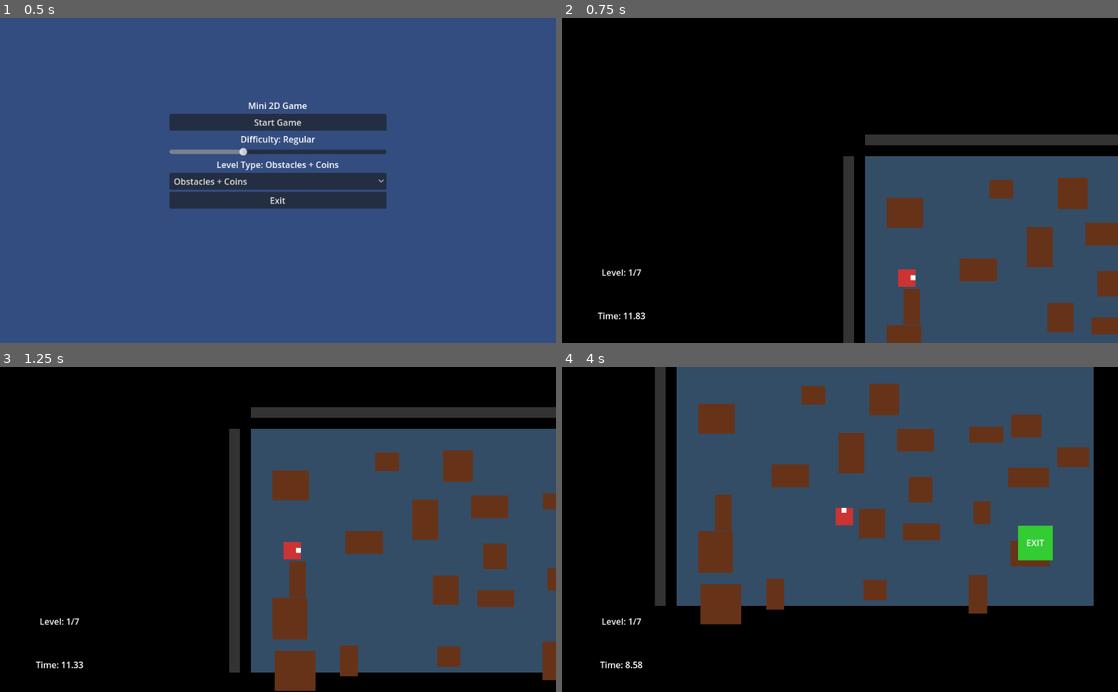
Above: before the commit, frames 1-4 (two rows, left to right).
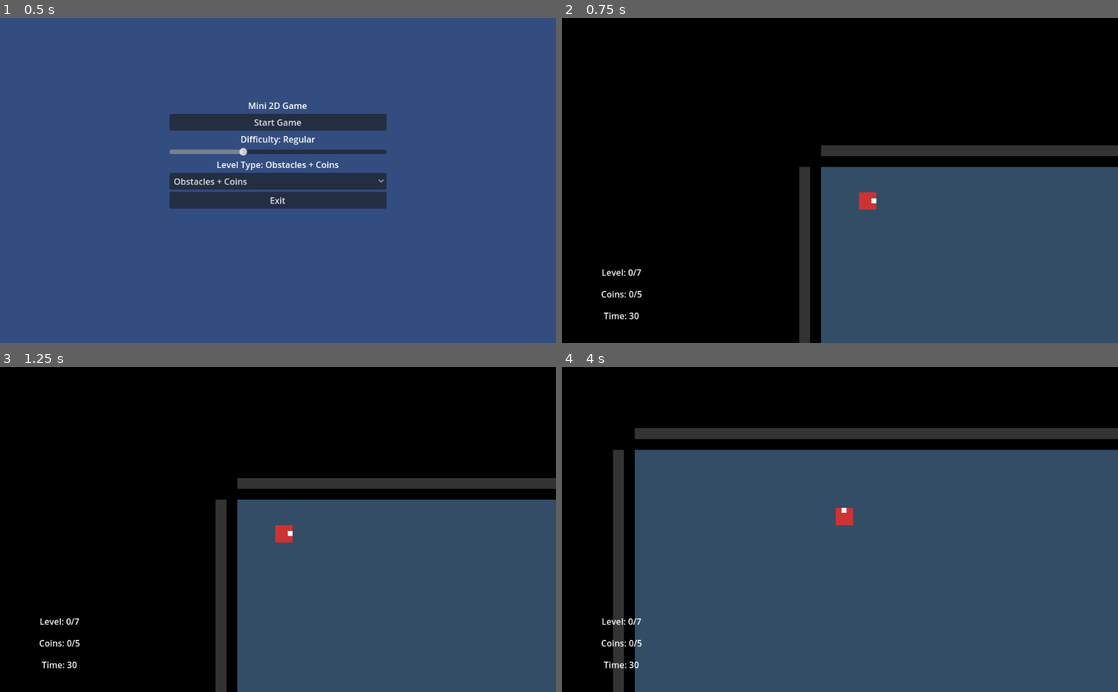
Above: after the commit, the same moments.

Repository: alexevenly/godot-2d-mini-game
Game: Godot game, scene res://scenes/MainMenu.tscn
Same seed, same stepped clock (60 frames per second), same inputs: the game is played once before the commit and once after it.
Inputs:
- Up to frame 1 (0.5 s): no input
- Up to frame 2 (0.75 s): click "Start Game" at 0.5 s
- Up to frame 3 (1.25 s): no input
- Up to frame 4 (4 s): hold D (move_right) 1.28-2.03 s; hold S (move_down) 2.03-2.78 s; hold D (move_right) 2.78-3.53 s; hold W (move_up) from 3.53 s (still down)

Frame 1 is identical in both runs. In frame 2, 15% of the frame differs, in the area x 6-100%, y 35-100%; in frame 3, 27%; in frame 4, 57%, in the area x 6-100%, y 0-100%.
Error after the commit: Parse Error: Cannot infer the type of "base_color" variable because the value doesn't have a set type. (res://scripts/Main.gd:634)

Commit message:
Use tabs for key system scripts

Diff:
--- a/scripts/Door.gd
+++ b/scripts/Door.gd
@@ -3,6 +3,16 @@
 @export var door_id: int = 0
 @export var required_keys: int = 1
 @export var initially_open: bool = false
+@export var door_color := Color(0.35, 0.35, 0.75, 1.0):
+	set(value):
+		_door_color = value
+		_open_color = _compute_open_color(_door_color)
+		_apply_visual_state()
+	get:
+		return _door_color
+
+var _door_color: Color = Color(0.35, 0.35, 0.75, 1.0)
+var _open_color: Color = _compute_open_color(_door_color)
 
 var _collected_keys: int = 0
 var _is_open: bool = false
@@ -28,15 +38,34 @@
 
 func _open_door() -> void:
 	_is_open = true
-	if collision:
-		collision.disabled = true
-	if body:
-		body.color = Color(0.3, 0.75, 0.4, 0.9)
+	_set_collision_disabled(true)
+	_apply_body_color(_open_color)
 	z_index = -5
 
 func _apply_closed_state() -> void:
 	_is_open = false
-	if collision:
-		collision.disabled = false
+	_set_collision_disabled(false)
+	_apply_body_color(_door_color)
+
+func _apply_visual_state() -> void:
+	if body == null:
+		return
+	if _is_open:
+		_apply_body_color(_open_color)
+	else:
+		_apply_body_color(_door_color)
+
+func _set_collision_disabled(disabled: bool) -> void:
+	if collision == null:
+		return
+	collision.disabled = disabled
+	collision.set_deferred("disabled", disabled)
+
+func _compute_open_color(color: Color) -> Color:
+	var result := color.lightened(0.35)
+	result.a = color.a
+	return result
+
+func _apply_body_color(color: Color) -> void:
 	if body:
-		body.color = Color(0.35, 0.35, 0.75, 1.0)
+		body.color = color
--- a/scripts/Key.gd
+++ b/scripts/Key.gd
@@ -5,11 +5,16 @@
 @export var door_path: NodePath
 @export var door_id: int = 0
 @export var required_key_count: int = 1
+@export var key_color: Color = Color(0.9, 0.9, 0.2, 1.0)
 
 var door_reference: Node = null
 
+@onready var body: ColorRect = $KeyBody
+
 func _ready():
 	body_entered.connect(_on_body_entered)
+	if body:
+		body.color = key_color
 
 func _on_body_entered(body: Node) -> void:
 	if body == null:
--- a/scripts/LevelGenerator.gd
+++ b/scripts/LevelGenerator.gd
@@ -1,6 +1,15 @@
 extends Node2D
 
 const Logger = preload("res://scripts/Logger.gd")
+
+const DOOR_GROUP_COLORS := [
+	Color(0.95, 0.49, 0.38, 1.0), # Coral
+	Color(0.41, 0.68, 0.95, 1.0), # Sky blue
+	Color(0.55, 0.83, 0.42, 1.0), # Green
+	Color(0.95, 0.75, 0.35, 1.0), # Amber
+	Color(0.74, 0.56, 0.95, 1.0), # Violet
+	Color(0.37, 0.82, 0.74, 1.0)  # Teal
+]
 
 var obstacles: Array = []
 var coins: Array = []
@@ -123,7 +132,7 @@
 	coins.clear()
 	var door_positions: Array = []
 	var key_positions: Array = []
-
+	var door_group_colors: Array = []
 	for i in range(door_count):
 		var center_x = offset.x + segment_width * float(i + 1)
 		door_positions.append(center_x)
@@ -134,7 +143,9 @@
 			max_center_y = min_center_y
 		var door_center_y = randf_range(min_center_y, max_center_y)
 		var door_top = door_center_y - door_gap_height * 0.5
-		var door = _create_door_node(i, keys_per_door[i], not door_states[i], door_gap_height, door_width)
+		var group_color = _get_group_color(i)
+		door_group_colors.append(group_color)
+		var door = _create_door_node(i, keys_per_door[i], not door_states[i], door_gap_height, door_width, group_color)
 		door.position = Vector2(center_x - door_width * 0.5, door_top)
 		doors.append(door)
 		_add_generated_node(door, main_scene)
@@ -187,7 +198,8 @@
 			if not placed:
 				key_pos = Vector2((segment_left + segment_right) * 0.5, offset.y + level_height * 0.5)
 			key_positions.append(key_pos)
-			var key_node = _create_key_node(door, key_pos, keys_needed)
+			var key_color = door_group_colors[i] if i < door_group_colors.size() else _get_group_color(i)
+			var key_node = _create_key_node(door, key_pos, keys_needed, key_color)
 			key_items.append(key_node)
 			_add_generated_node(key_node, main_scene)
 
@@ -281,10 +293,10 @@
 	if exit_spawner and is_instance_valid(exit_spawner):
 		exit_spawner.clear_exit()
 
-		for obstacle in obstacles:
-			if is_instance_valid(obstacle):
-				obstacle.queue_free()
-		obstacles.clear()
+	for obstacle in obstacles:
+		if is_instance_valid(obstacle):
+			obstacle.queue_free()
+	obstacles.clear()
 	for coin in coins:
 		if is_instance_valid(coin):
 			coin.queue_free()
@@ -305,19 +317,21 @@
 	else:
 		call_deferred("add_child", node)
 
-func _create_door_node(index: int, required_keys: int, initially_open: bool, height: float, width: float) -> StaticBody2D:
+func _create_door_node(index: int, required_keys: int, initially_open: bool, height: float, width: float, group_color: Color) -> StaticBody2D:
 	var door := StaticBody2D.new()
 	door.name = "Door%d" % index
 	door.set_script(preload("res://scripts/Door.gd"))
 	door.required_keys = required_keys
 	door.initially_open = initially_open
 	door.door_id = index
+	door.door_color = group_color
+	door.set_meta("group_color", group_color)
 
 	var body := ColorRect.new()
 	body.name = "DoorBody"
 	body.offset_right = width
 	body.offset_bottom = height
-	body.color = Color(0.35, 0.35, 0.75, 1)
+	body.color = group_color
 	door.add_child(body)
 
 	var collision := CollisionShape2D.new()
@@ -351,7 +365,7 @@
 
 	return barrier
 
-func _create_key_node(door: StaticBody2D, spawn_position: Vector2, required_keys: int) -> Area2D:
+func _create_key_node(door: StaticBody2D, spawn_position: Vector2, required_keys: int, key_color: Color) -> Area2D:
 	var key := Area2D.new()
 	key.name = "Key%d" % key_items.size()
 	key.position = spawn_position
@@ -364,12 +378,14 @@
 	key.door_reference = door
 	if door:
 		key.door_id = door.door_id
+	key.key_color = key_color
+	key.set_meta("group_color", key_color)
 
 	var body := ColorRect.new()
 	body.name = "KeyBody"
 	body.offset_right = 24
 	body.offset_bottom = 24
-	body.color = Color(0.9, 0.9, 0.2, 1)
+	body.color = key_color
 	key.add_child(body)
 
 	var collision := CollisionShape2D.new()
@@ -381,6 +397,11 @@
 	key.add_child(collision)
 
 	return key
+
+func _get_group_color(index: int) -> Color:
+	if DOOR_GROUP_COLORS.is_empty():
+		return Color(0.9, 0.9, 0.2, 1.0)
+	return DOOR_GROUP_COLORS[index % DOOR_GROUP_COLORS.size()]
 
 func _create_coin_node(spawn_position: Vector2) -> Area2D:
 	var coin := Area2D.new()
--- a/scripts/Main.gd
+++ b/scripts/Main.gd
@@ -27,6 +27,7 @@
 var total_keys = 0
 var collected_keys_count = 0
 var key_checkbox_nodes: Array = []
+var key_colors: Array = []
 var exit_active = false
 var exit = null
 var coins = []
@@ -249,7 +250,7 @@
 
 	# Update displays
 	_update_coin_display()
-	_setup_key_ui(total_keys)
+	_setup_key_ui(keys)
 	_update_exit_state()
 
 	if spawn_override != null and player and is_instance_valid(player):
@@ -304,8 +305,8 @@
 		# Hide the coin
 		coin.queue_free()
 		coins.erase(coin)
-		_update_coin_display()
-		_update_exit_state()
+	_update_coin_display()
+	_update_exit_state()
 
 		# Check if this was the last coin - the exit collision will be handled by _on_exit_entered
 		# No need to manually check collision here since Area2D handles it via signals
@@ -587,6 +588,7 @@
 
 func _clear_key_ui():
 	key_checkbox_nodes.clear()
+	key_colors.clear()
 	if key_status_container:
 		for child in key_status_container.get_children():
 			if is_instance_valid(child):
@@ -594,20 +596,30 @@
 	if key_container:
 		key_container.visible = false
 
-func _setup_key_ui(key_count: int):
+func _setup_key_ui(key_nodes: Array):
 	_clear_key_ui()
-	total_keys = key_count
+	if key_nodes == null:
+		key_nodes = []
+	total_keys = key_nodes.size()
 	collected_keys_count = 0
-	if key_count <= 0 or key_status_container == null:
+	if total_keys <= 0 or key_status_container == null:
 		return
 	if key_container:
 		key_container.visible = true
-	for i in range(key_count):
+	for i in range(total_keys):
 		var checkbox := CheckBox.new()
 		checkbox.disabled = true
 		checkbox.focus_mode = Control.FOCUS_NONE
 		checkbox.mouse_filter = Control.MOUSE_FILTER_IGNORE
 		checkbox.button_pressed = false
+
+		var key_node = key_nodes[i] if i < key_nodes.size() else null
+		var color := Color(0.9, 0.9, 0.2, 1.0)
+		if key_node and key_node.has_meta("group_color"):
+			color = key_node.get_meta("group_color")
+		key_colors.append(color)
+		checkbox.modulate = color
+
 		key_status_container.add_child(checkbox)
 		key_checkbox_nodes.append(checkbox)
 	_update_key_status_display()
@@ -617,7 +629,15 @@
 		var checkbox = key_checkbox_nodes[i]
 		if not is_instance_valid(checkbox):
 			continue
-		checkbox.button_pressed = i < collected_keys_count
+		var is_collected = i < collected_keys_count
+		checkbox.button_pressed = is_collected
+		var base_color := key_colors[i] if i < key_colors.size() else Color(0.9, 0.9, 0.2, 1.0)
+		if is_collected:
+			var highlight := base_color.lightened(0.35)
+			highlight.a = base_color.a
+			checkbox.modulate = highlight
+		else:
+			checkbox.modulate = base_color
 	if key_container:
 		key_container.visible = key_checkbox_nodes.size() > 0
 
